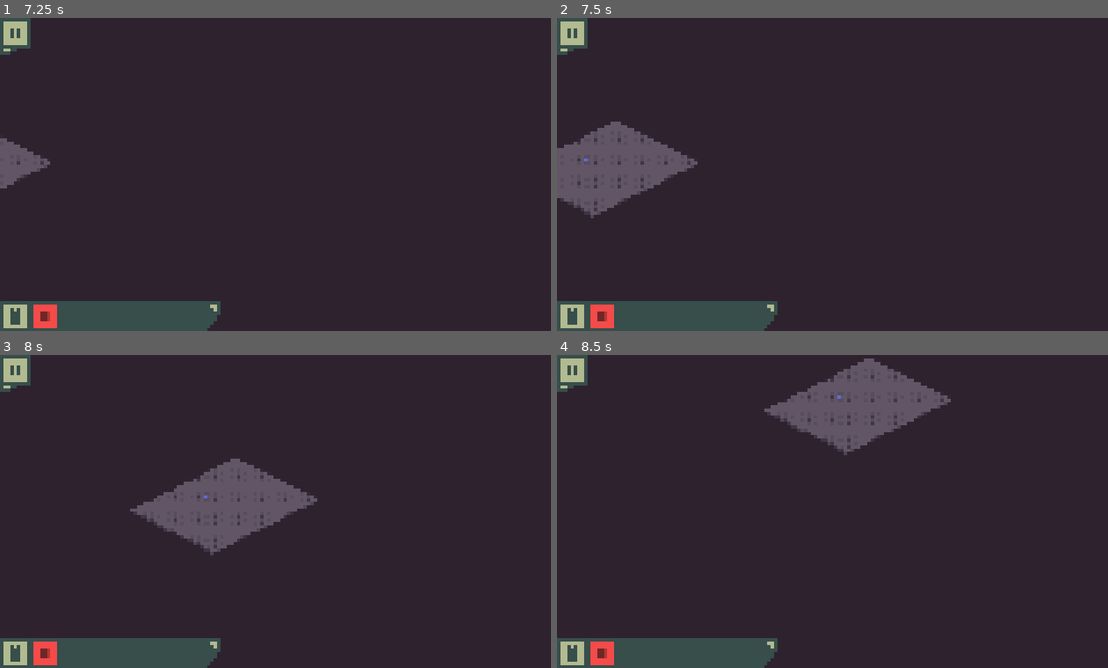
Above: before the commit, frames 1-4 (two rows, left to right).
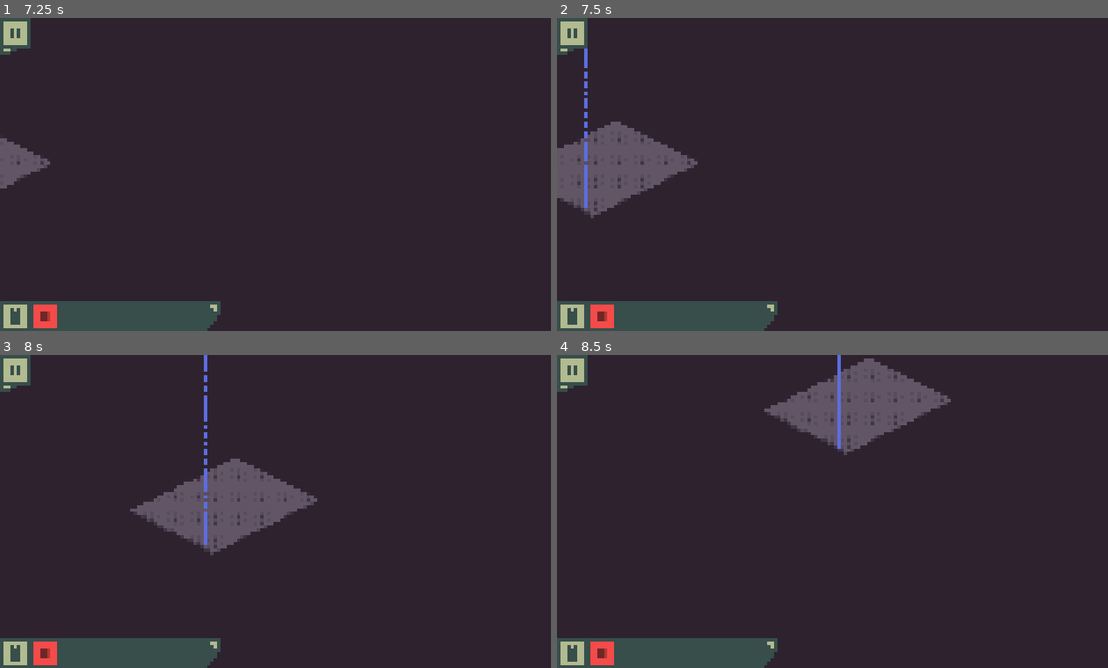
Above: after the commit, the same moments.

Repository: spectralo/bakeindustry
Game: Godot game, scene res://scenes/demo.tscn
Same seed, same stepped clock (60 frames per second), same inputs: the game is played once before the commit and once after it. The project has no main scene, so this scene is started directly.
Inputs (mouse positions are in pixels of both pictures, inside the frame that each line leads up to):
- Up to frame 1 (7.25 s): tap Enter at 0.5 s; move the mouse to (402, 158) at 0.52 s; hold D (right) 0.53-1.28 s; tap Backspace at 0.6, 1.35, 2.1, 4.35, 6.6 s; click (402, 158) at 0.67 s; move the mouse to (165, 190) at 1.27 s; hold S (down) 1.28-2.03 s; move the mouse to (336, 105) at 2.02 s; hold D (right) 2.03-2.75 s; click (16, 315) at 2.75 s; click (523, 46) at 3.5 s; move the mouse to (247, 237) at 4.27 s; hold W (up) 4.28-5 s; click (247, 237) at 4.42 s; click (49, 315) at 5 s; click (523, 46) at 5.75 s; move the mouse to (446, 221) at 6.52 s; hold A (left) from 6.53 s (still down)
- Up to frame 2 (7.5 s): keep holding A (left); move the mouse to (667, 127) at 7.27 s; tap Backspace at 7.35 s
- Up to frame 3 (8 s): keep holding A (left)
- Up to frame 4 (8.5 s): move the mouse to (865, 511) at 8.02 s; release A (left) at 8.03 s; hold S (down) from 8.03 s (still down); tap Backspace at 8.1 s; click (865, 511) at 8.17 s

Frame 1 is identical in both runs. In frame 2, 0.3% of the frame differs, in the area x 4-6%, y 9-61%; in frame 3, 0.3%, in the area x 36-38%, y 0-61%; in frame 4, 0.2%.

Commit message:
added benchmark

Diff:
--- a/scenes/demo.tscn
+++ b/scenes/demo.tscn
@@ -5,7 +5,7 @@
 [ext_resource type="PackedScene" uid="uid://x2jvib7yndaw" path="res://scenes/player_controller.tscn" id="2_jmpb2"]
 [ext_resource type="Texture2D" uid="uid://cdr6mkrw2y1xc" path="res://assets/conveyors.png" id="4_ddqp5"]
 [ext_resource type="Texture2D" uid="uid://c2bq7hqnrjixl" path="res://assets/utilstiles.png" id="4_ucbsd"]
-[ext_resource type="PackedScene" uid="uid://bm12phdf8a46" path="res://scenes/spawner.tscn" id="7_7qr1p"]
+[ext_resource type="Script" uid="uid://dornusq622hr0" path="res://scenes/test.gd" id="7_e66cg"]
 
 [sub_resource type="ShaderMaterial" id="ShaderMaterial_gio65"]
 shader = ExtResource("1_g5j3w")
@@ -263,11 +263,12 @@
 
 [node name="ItemContainer" type="Node2D" parent="." groups=["item_container", "itemcontainer"]]
 
-[node name="spawner" parent="." node_paths=PackedStringArray("itemcontainer") instance=ExtResource("7_7qr1p")]
-position = Vector2(326, 73)
-itemcontainer = NodePath("../ItemContainer")
-
 [node name="PathContainer" type="Node2D" parent="."]
 
 [node name="Path2D" type="Path2D" parent="PathContainer"]
 curve = SubResource("Curve2D_x0xbu")
+
+[node name="Node2D" type="Node2D" parent="."]
+script = ExtResource("7_e66cg")
+
+[node name="Line2D" type="Line2D" parent="Node2D"]
--- a/scenes/item.gd
+++ b/scenes/item.gd
@@ -1,4 +1,5 @@
 extends CharacterBody2D
+
 
 const SPEED = 300.0
 const JUMP_VELOCITY = -400.0
@@ -8,64 +9,106 @@
 @export var goal_pos : Vector2
 @export var speed = 100
 @export var acceleration: float = 5.0
+@export var direction :String
 
-var waiting := false  # Flag to stop movement when blocked
+var leftno : bool
+var rightno : bool
+var topno : bool
+var bottomno : bool
+var movementdisabled : bool
 
 func _ready():
 	tilemap = get_tree().get_first_node_in_group("movement")
 	set_goal(get_direction())
 
+func check_movement():
+	match direction:
+		"bottom":
+			if bottomno:
+				movementdisabled = true
+			else:
+				movementdisabled = false
+		"up":
+			if topno:
+				movementdisabled = true
+			else:
+				movementdisabled = false
+		"left":
+			if leftno:
+				movementdisabled = true
+			else:
+				movementdisabled = false
+		"right":
+			if rightno:
+				movementdisabled = true
+			else:
+				movementdisabled = false
+
+
 func _physics_process(delta):
+	get_direction()
+	check_movement()
 	goal_pos = tilemap.to_global(tilemap.map_to_local(goal))
-
-	# If waiting due to a collision, check if we can move again
-	if waiting:
-		if can_move_to(goal):
-			waiting = false  # Resume movement
-		else:
-			return  # Stay in place
-
-	# Move towards goal
 	if goal_pos.distance_to(position) < 10:
 		set_goal(get_direction())
-
 	var direction = (goal_pos - position).normalized()
 	var target_velocity = direction * speed
 	velocity = velocity.lerp(target_velocity, acceleration * delta)
-
-	# Check for collisions
-	var collision = move_and_collide(velocity * delta)
-	if collision:
-		waiting = true  # Stop moving if blocked
+	if !movementdisabled:
+		move_and_collide(velocity*delta)
 
 func get_direction():
+	var directionrn : String = "null"
 	var cell_pos : Vector2i = (tilemap.local_to_map(tilemap.to_local(position)))
 	var data : TileData = tilemap.get_cell_tile_data(cell_pos)
 	if data:
-		return data.get_custom_data("direction")
-	return "null"
+		directionrn = data.get_custom_data("direction")
+	direction = directionrn
+	return directionrn
 
 func set_goal(direction:String):
-	var cell_pos = tilemap.local_to_map(tilemap.to_local(position))
+	var cell_pos = (tilemap.local_to_map(tilemap.to_local(position)))
 	var newgoal : Vector2i
-
 	match direction:
 		"bottom": newgoal = Vector2i(cell_pos.x,cell_pos.y+1)
 		"up": newgoal = Vector2i(cell_pos.x,cell_pos.y-1)
 		"left": newgoal = Vector2i(cell_pos.x-1,cell_pos.y)
 		"right": newgoal = Vector2i(cell_pos.x+1,cell_pos.y)
-		_: newgoal = cell_pos  # Stay in place if no valid direction
+		_: newgoal = cell_pos
 
-	# Check if the new goal is valid
-	if can_move_to(newgoal):
-		goal = newgoal
-	else:
-		goal = cell_pos  # Stay in place
-		waiting = true  # Mark as waiting
-
-func can_move_to(target_pos: Vector2i) -> bool:
-	var data = tilemap.get_cell_tile_data(target_pos)
+	var data = tilemap.get_cell_tile_data(newgoal)
 	if data:
 		var acceptItem = data.get_custom_data("acceptItem")
-		return acceptItem  # Can move if "acceptItem" is true
-	return false  # Can't move if no tile data
+		if acceptItem:
+			goal = newgoal
+		else:
+			goal = cell_pos
+	else:
+		goal = cell_pos
+
+
+func _on_top_body_entered(body):
+	topno = true
+
+
+func _on_top_body_exited(body):
+	topno = false
+
+
+func _on_right_body_entered(body):
+	rightno = true
+
+func _on_right_body_exited(body):
+	rightno = false
+
+func _on_bottom_body_entered(body):
+	bottomno = true
+
+func _on_bottom_body_exited(body):
+	bottomno = false
+
+func _on_left_body_entered(body):
+	leftno = true
+
+func _on_left_body_exited(body):
+	leftno = false
--- a/scenes/item.tscn
+++ b/scenes/item.tscn
@@ -1,10 +1,12 @@
-[gd_scene load_steps=4 format=3 uid="uid://dledsecooysxk"]
+[gd_scene load_steps=5 format=3 uid="uid://dledsecooysxk"]
 
 [ext_resource type="Script" uid="uid://cm1c1q5tcq1lj" path="res://scenes/item.gd" id="1_i7jve"]
 [ext_resource type="Texture2D" uid="uid://beyacu6o6wxee" path="res://assets/items/wheat.png" id="2_c1yx4"]
 
 [sub_resource type="CircleShape2D" id="CircleShape2D_s8enn"]
 radius = 3.73103
+
+[sub_resource type="RectangleShape2D" id="RectangleShape2D_s8enn"]
 
 [node name="Item" type="CharacterBody2D"]
 script = ExtResource("1_i7jve")
@@ -18,3 +20,39 @@
 [node name="Sprite2D" type="Sprite2D" parent="."]
 scale = Vector2(3, 3)
 texture = ExtResource("2_c1yx4")
+
+[node name="top" type="Area2D" parent="."]
+
+[node name="CollisionShape2D" type="CollisionShape2D" parent="top"]
+position = Vector2(25, -33)
+shape = SubResource("RectangleShape2D_s8enn")
+
+[node name="right" type="Area2D" parent="."]
+position = Vector2(4, 53)
+
+[node name="CollisionShape2D" type="CollisionShape2D" parent="right"]
+position = Vector2(25, -33)
+shape = SubResource("RectangleShape2D_s8enn")
+
+[node name="bottom" type="Area2D" parent="."]
+position = Vector2(-57, 54)
+
+[node name="CollisionShape2D" type="CollisionShape2D" parent="bottom"]
+position = Vector2(25, -33)
+shape = SubResource("RectangleShape2D_s8enn")
+
+[node name="left" type="Area2D" parent="."]
+position = Vector2(-56, 1)
+
+[node name="CollisionShape2D" type="CollisionShape2D" parent="left"]
+position = Vector2(25, -33)
+shape = SubResource("RectangleShape2D_s8enn")
+
+[connection signal="body_entered" from="top" to="." method="_on_top_body_entered"]
+[connection signal="body_exited" from="top" to="." method="_on_top_body_exited"]
+[connection signal="body_entered" from="right" to="." method="_on_right_body_entered"]
+[connection signal="body_exited" from="right" to="." method="_on_right_body_exited"]
+[connection signal="body_entered" from="bottom" to="." method="_on_bottom_body_entered"]
+[connection signal="body_exited" from="bottom" to="." method="_on_bottom_body_exited"]
+[connection signal="body_entered" from="left" to="." method="_on_left_body_entered"]
+[connection signal="body_exited" from="left" to="." method="_on_left_body_exited"]
--- a/scenes/spawner.tscn
+++ b/scenes/spawner.tscn
@@ -6,7 +6,7 @@
 script = ExtResource("1_2vbf6")
 
 [node name="Timer" type="Timer" parent="."]
-wait_time = 5.0
+wait_time = 0.1
 autostart = true
 
 [connection signal="timeout" from="Timer" to="." method="_on_timer_timeout"]
--- /dev/null
+++ b/scenes/test.gd
@@ -0,0 +1,23 @@
+extends Node2D
+
+var test_node = preload("res://scenes/item.tscn")  # Replace with your actual node scene
+var node_count := 0
+var found_threshold := false
+
+func _process(delta):
+	if found_threshold:
+		return
+
+	await get_tree().create_timer(2).timeout
+
+	# Measure FPS
+	var fps = Engine.get_frames_per_second()
+
+	# Add new nodes until FPS < 60
+	if fps >= 20:
+		var new_node = test_node.instantiate()
+		add_child(new_node)
+		node_count += 1
+	else:
+		found_threshold = true
+		print("FPS dropped below 20 with", node_count, "nodes.")
Not shown, added: scenes/test.gd.uid
